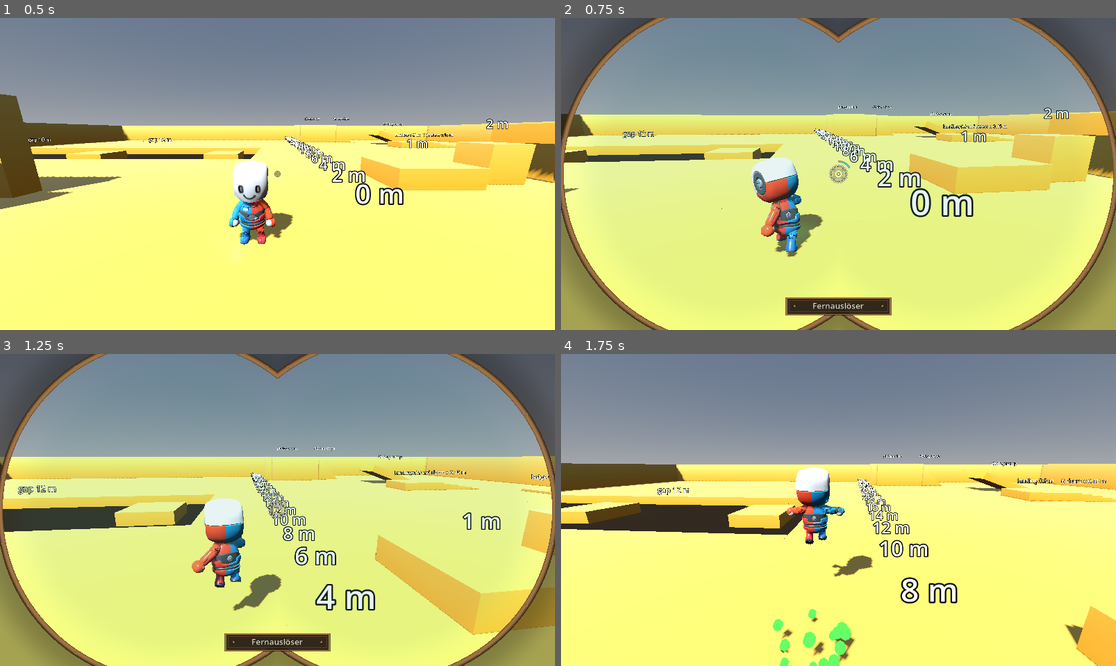
Above: before the commit, frames 1-4 (two rows, left to right).
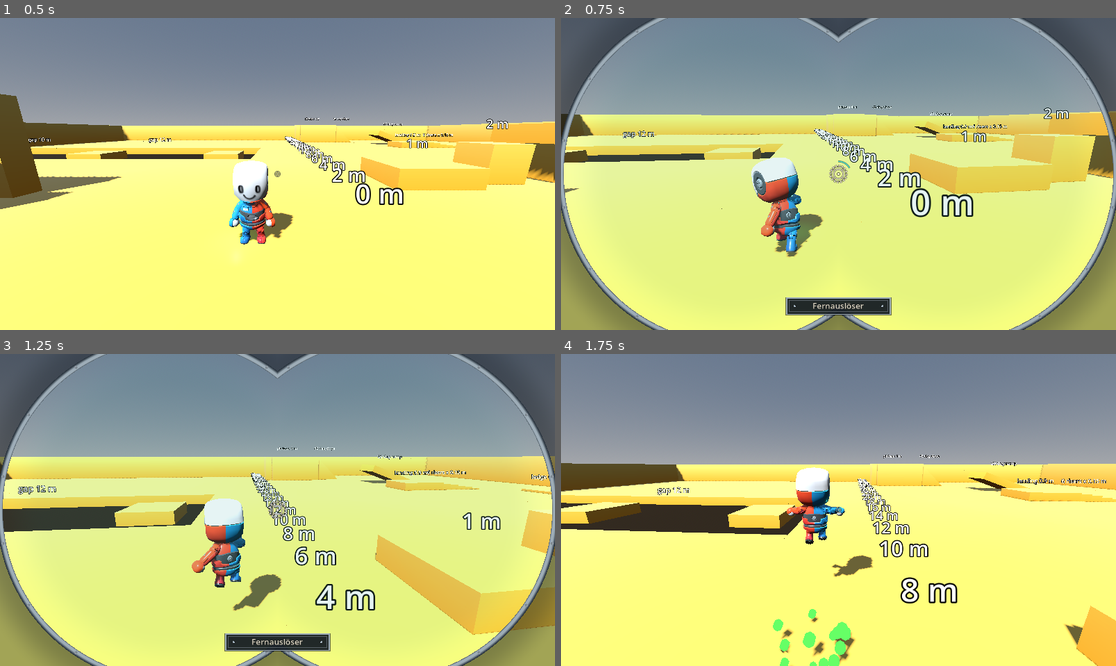
Above: after the commit, the same moments.

Repository: bistlaudio/Attimo
Game: Godot game, scene res://scenes/test/movement_gym.tscn
Same seed, same stepped clock (60 frames per second), same inputs: the game is played once before the commit and once after it.
Inputs (mouse positions are in pixels of both pictures, inside the frame that each line leads up to):
- Up to frame 1 (0.5 s): no input
- Up to frame 2 (0.75 s): tap Enter at 0.5 s; move the mouse to (866, 174) at 0.52 s; hold W (move_forward) from 0.53 s (still down); hold Right mouse button (aim) from 0.53 s (still down); click (866, 174) at 0.67 s
- Up to frame 3 (1.25 s): keep holding W (move_forward); keep holding Right mouse button (aim); tap Space (jump) at 0.77 s
- Up to frame 4 (1.75 s): keep holding W (move_forward); move the mouse to (810, 510) at 1.27 s; release Right mouse button (aim) at 1.28 s; tap Middle mouse button (camera_recenter) at 1.35 s; tap Space (jump) at 1.52 s

Frame 1 is identical in both runs. In frame 2, 3.4% of the frame differs, in the area x 0-100%, y 0-100%; in frame 3, 3.4%; in frame 4, nothing differs.

Commit message:
tune(hud): steel rim and plate instead of brown brass
Co-Authored-By: Claude Sonnet 5.5 <noreply@anthropic.com>

Diff:
--- a/attimo/scripts/ui/crosshair.gd
+++ b/attimo/scripts/ui/crosshair.gd
@@ -3,9 +3,9 @@
 ## Reticle and goggle HUD (D-13, D-01, D-02, CAM-02, CAM-04, CAM-06): lines drawn in code plus one lens shader.
 ## The reticle is always on: outside aim mode only a small centre dot and a thin ring. While the aim button is held
 ## (hud_visible, driven by EventBus.aim_changed, gameplay never calls it) the goggle HUD shows a full-screen lens overlay
-## (goggle_lens.gdshader: two round lenses, dark vignette outside, thick brass rim with rivets) that snaps in with a
+## (goggle_lens.gdshader: two round lenses, dark vignette outside, steel rim with rivets) that snaps in with a
 ## small overshoot and a HUD jolt, a big reticle ring with notches and a slowly rotating gear ring (faster while the big
-## pulse charges), a charge arc, and a brass module plate at the bottom centre with the active module name.
+## pulse charges), a charge arc, and a steel module plate at the bottom centre with the active module name.
 ## Everything is sized from the screen height (ui_reference_height), so it keeps its proportions at any resolution.
 ## The camera jolt on aim press lives in CameraRig (goggle snap), not here.
 ## The reticle is cream with no target, turquoise on a valid target (a second outer ring when the target needs the big
@@ -46,12 +46,12 @@
 @export var hud_jolt_pixels: float = 9.0
 @export var hud_jolt_time: float = 0.2
 @export_group("Module plate")
-## Size of the brass module plate in pixels, its distance from the bottom edge and the font size.
+## Size of the steel module plate in pixels, its distance from the bottom edge and the font size.
 @export var plate_size: Vector2 = Vector2(240.0, 38.0)
 @export var plate_bottom_gap: float = 36.0
 @export var plate_font_size: int = 19
-@export var plate_fill: Color = Color(0.16, 0.12, 0.08, 0.88)
-@export var plate_border: Color = Color(0.62, 0.45, 0.27, 1.0)
+@export var plate_fill: Color = Color(0.09, 0.12, 0.15, 0.88)
+@export var plate_border: Color = Color(0.62, 0.68, 0.72, 1.0)
 @export_group("")
 ## Radius of the thin idle ring (no goggle HUD) in pixels.
 @export var idle_ring_radius: float = 5.0
@@ -299,7 +299,7 @@
 	_reticle.draw_circle(at, RIVET_RADIUS * _u, plate_border)
 
 
-## Brass plate at the bottom centre with the active module name.
+## Steel plate at the bottom centre with the active module name.
 func _draw_module_plate(size: Vector2) -> void:
 	if module_name.is_empty():
 		return
--- a/attimo/scripts/ui/goggle_lens.gdshader
+++ b/attimo/scripts/ui/goggle_lens.gdshader
@@ -12,9 +12,9 @@
 uniform float rivet_count = 16.0;
 uniform float intro_scale = 1.15;
 uniform float vignette_alpha = 0.38;
-uniform vec4 brass : source_color = vec4(0.62, 0.45, 0.27, 1.0);
-uniform vec4 brass_dark : source_color = vec4(0.24, 0.17, 0.1, 1.0);
-uniform vec4 shade : source_color = vec4(0.07, 0.05, 0.04, 1.0);
+uniform vec4 brass : source_color = vec4(0.62, 0.68, 0.72, 1.0);
+uniform vec4 brass_dark : source_color = vec4(0.16, 0.2, 0.24, 1.0);
+uniform vec4 shade : source_color = vec4(0.04, 0.06, 0.08, 1.0);
 uniform vec4 tint : source_color = vec4(0.25, 0.9, 0.85, 0.04);
 
 void fragment() {
@@ -47,7 +47,7 @@
 		float tangent = cell * 6.2831853 * (lens_radius - rim_width * 0.5) / rivet_count;
 		float radial = (-sd) - rim_width * 0.5;
 		float rivet = 1.0 - smoothstep(rim_width * 0.2, rim_width * 0.28, length(vec2(radial, tangent)));
-		vec3 rivet_col = mix(brass_dark.rgb, vec3(0.85, 0.72, 0.5), 0.5 + 0.5 * (-radial / rim_width));
+		vec3 rivet_col = mix(brass_dark.rgb, vec3(0.88, 0.92, 0.95), 0.5 + 0.5 * (-radial / rim_width));
 		col = vec4(mix(metal, rivet_col, rivet), 1.0);
 	} else {
 		// Inside: nearly clear, faint turquoise tint, darker towards the rim.
